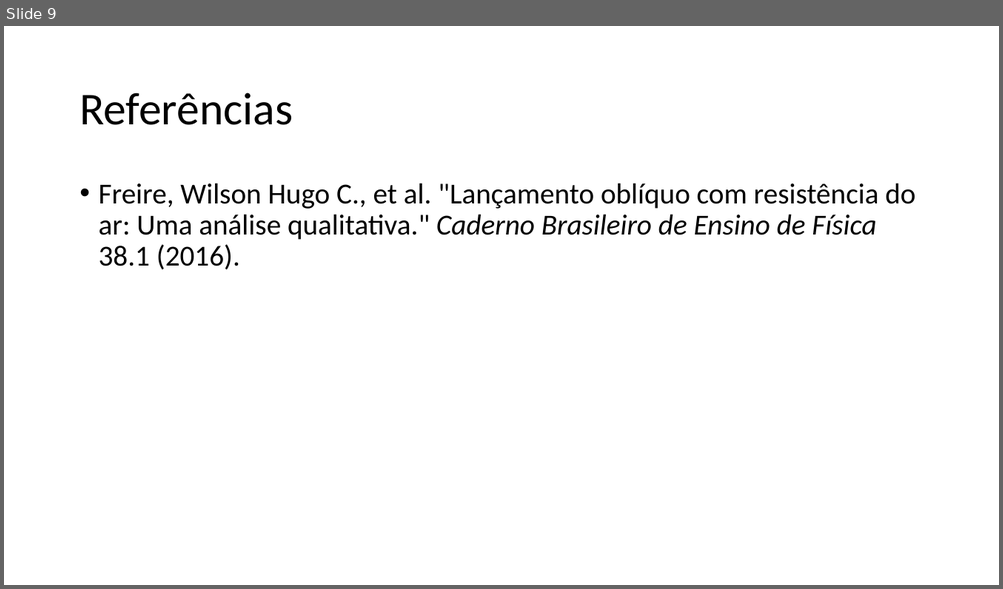
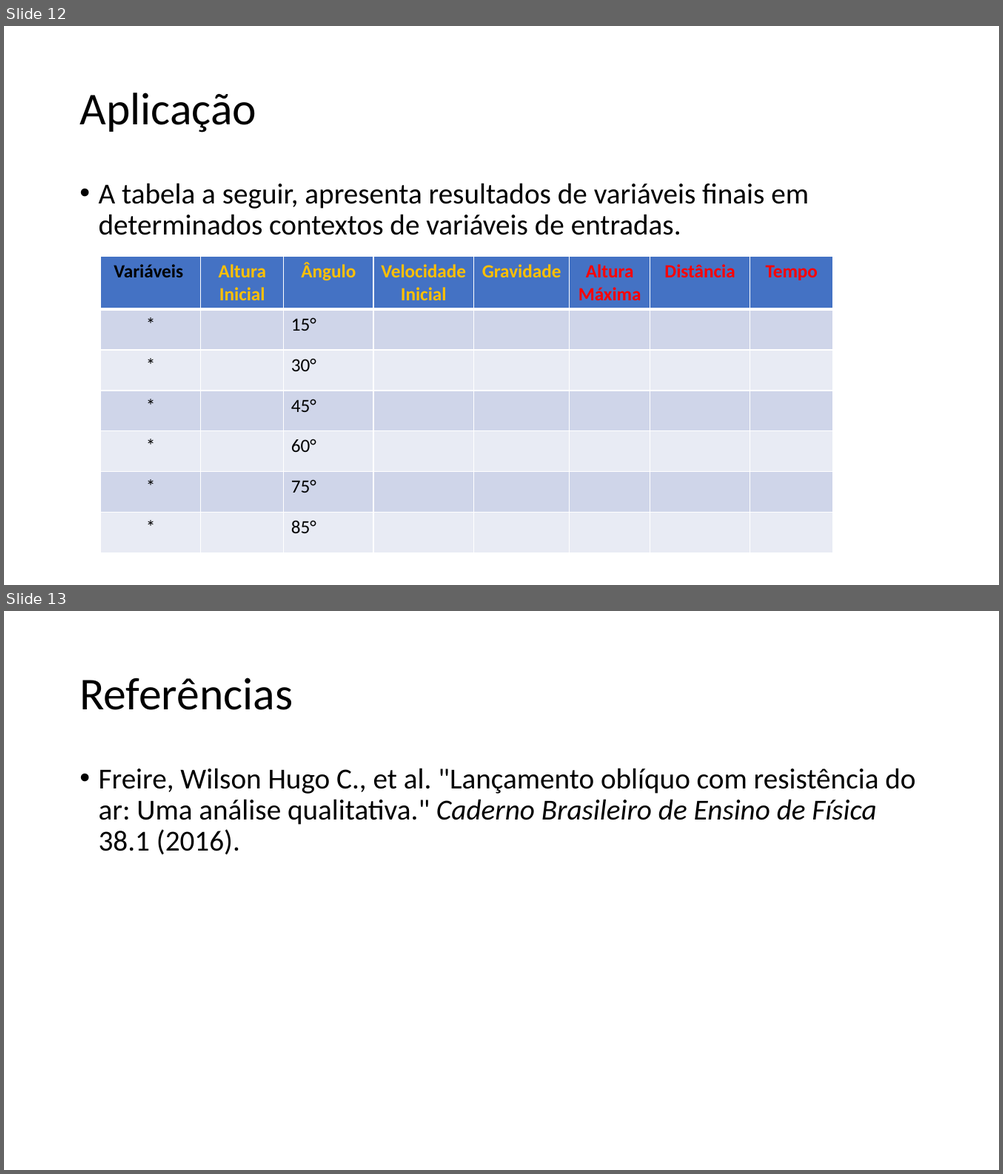
Before and after one commit to jonatanrinckus/SimulacaoDiscretaTrabalhoM2, a slide deck: new/Estudo Modelagem Bifocal.pptx. Shown one above the other, each under a label of ours: slide 9 before the commit, slides 12 and 13 after it. The pictures are 1003x589 and 1003x1174 pixels, drawn with LibreOffice and Linux fonts; fonts in the diff are those of the drawing. Boxes give left, top, right and bottom in pixels: in the first picture for what was removed or moved away, otherwise in the second. Text is boxed around its words. In the diff, an @@ line names an element or a change of style, - is before the commit and + after.

```diff
--- a/new/Estudo Modelagem Bifocal.pptx
+++ b/new/Estudo Modelagem Bifocal.pptx
@@ slide 12 added at (x1=4, y1=26, x2=999, y2=585), background #FFFFFF @@
@@ title added at (x1=79, y1=93, x2=256, y2=133), 44 pt, text #000000 @@
+Aplicação
@@ text added at (x1=99, y1=183, x2=808, y2=235), 28 pt, text #000000 @@
+• A tabela a seguir, apresenta resultados de variáveis finais em determinados contextos de variáveis de entradas.
@@ table added at (x1=101, y1=257, x2=832, y2=553), 7 rows, 8 columns @@
+Variáveis | Altura Inicial | Ângulo | Velocidade Inicial | Gravidade | Altura Máxima | Distância | Tempo
+* |  | 15° |  |  |  |  | 
+* |  | 30° |  |  |  |  | 
+* |  | 45° |  |  |  |  | 
+* |  | 60° |  |  |  |  | 
+* |  | 75° |  |  |  |  | 
+* |  | 85° |  |  |  |  | 
@@ what was slide 9 is now slide 13 @@
```
Also in this commit, not shown: 7 slides changed, 3 other slides added.
